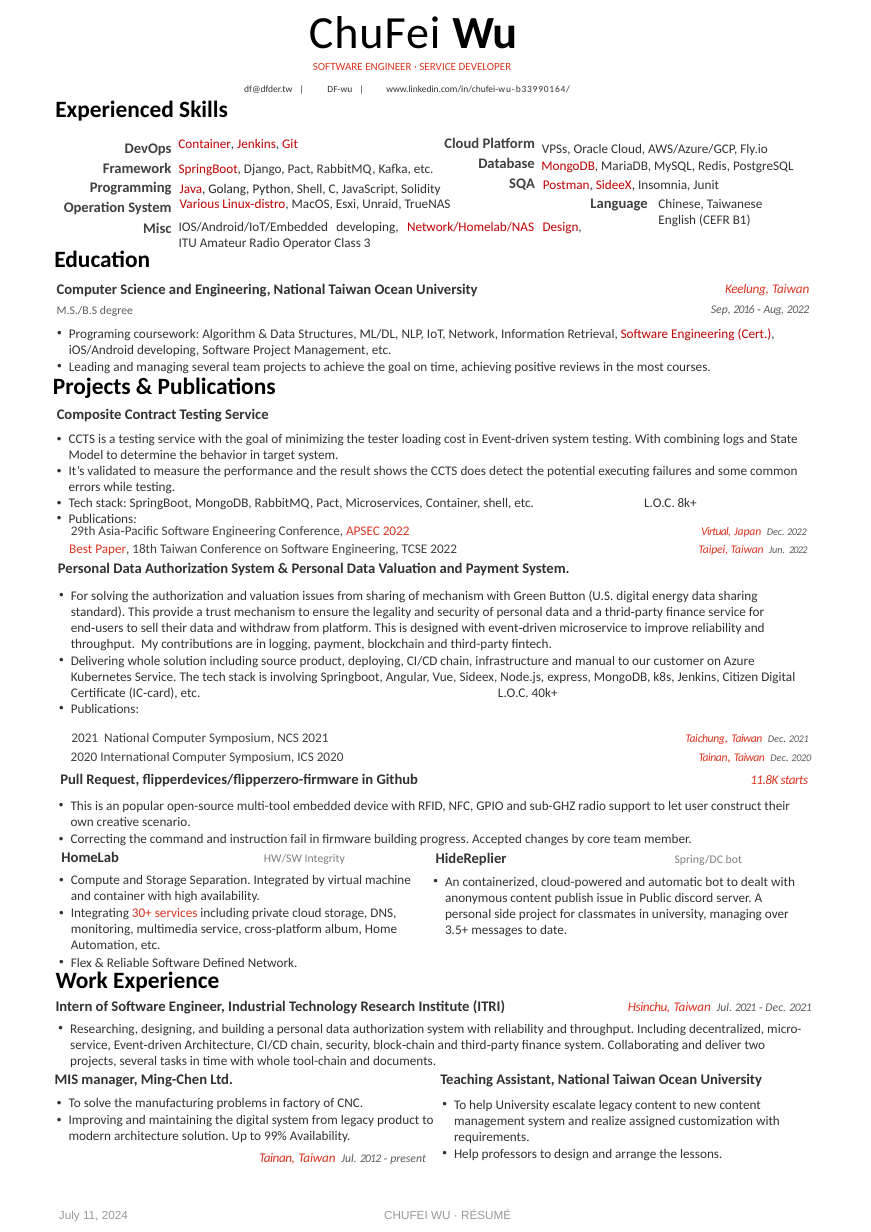
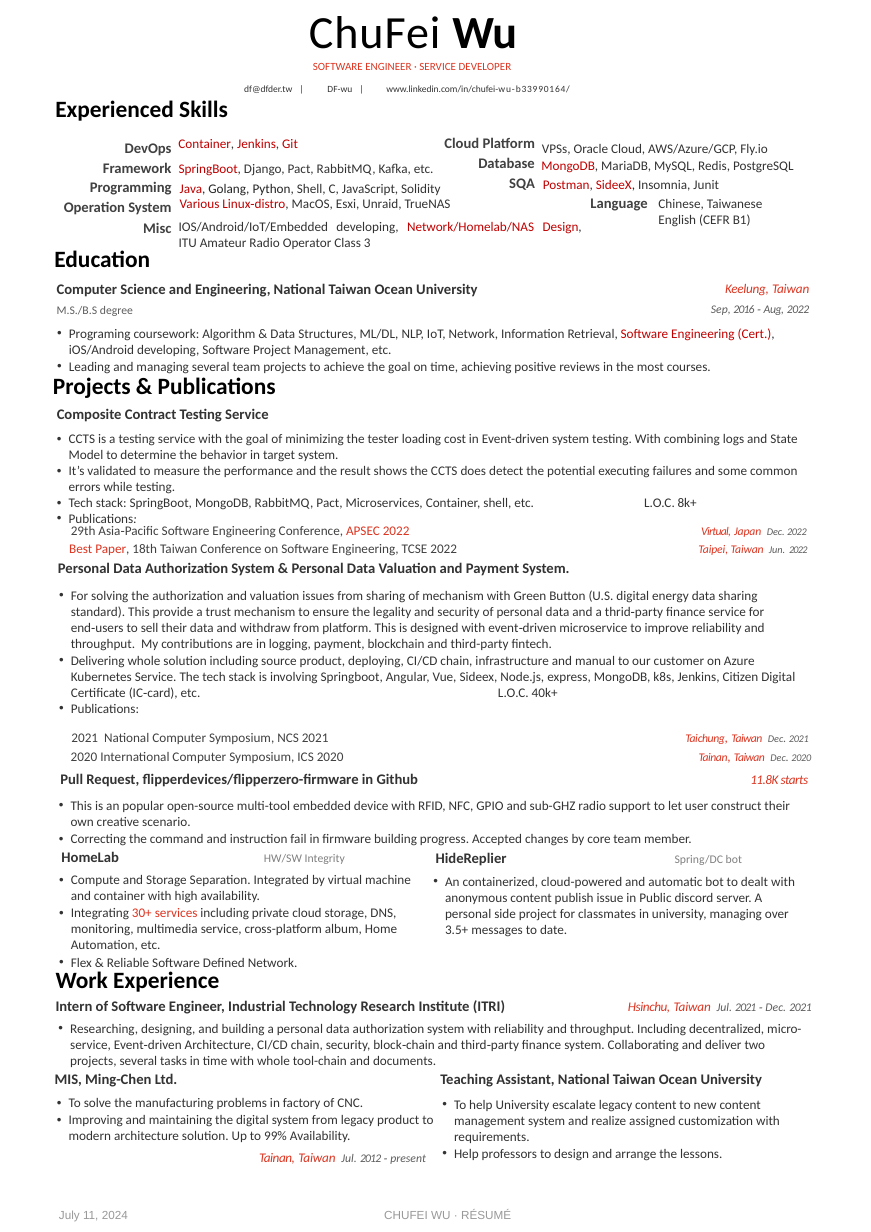
Before and after one commit to DF-wu/resume, a slide deck: slide 1 of source/CHUFEIWU_Resume.pptx. Drawn at 871x1232 pixels with LibreOffice and Linux fonts; fonts in the diff are those of the drawing; background and template pictures are left out. Boxes give left, top, right and bottom in pixels: in the first picture for what was removed or moved away, otherwise in the second. Text is boxed around its words. In the diff, an @@ line names an element or a change of style, - is before the commit and + after.

```diff
--- a/source/CHUFEIWU_Resume.pptx
+++ b/source/CHUFEIWU_Resume.pptx
@@ text at [55, 1073, 178, 1087]: text changed @@
-MIS manager, Ming-Chen Ltd.
+MIS, Ming-Chen Ltd.
```
Also in this commit, not shown: 2 other files.
